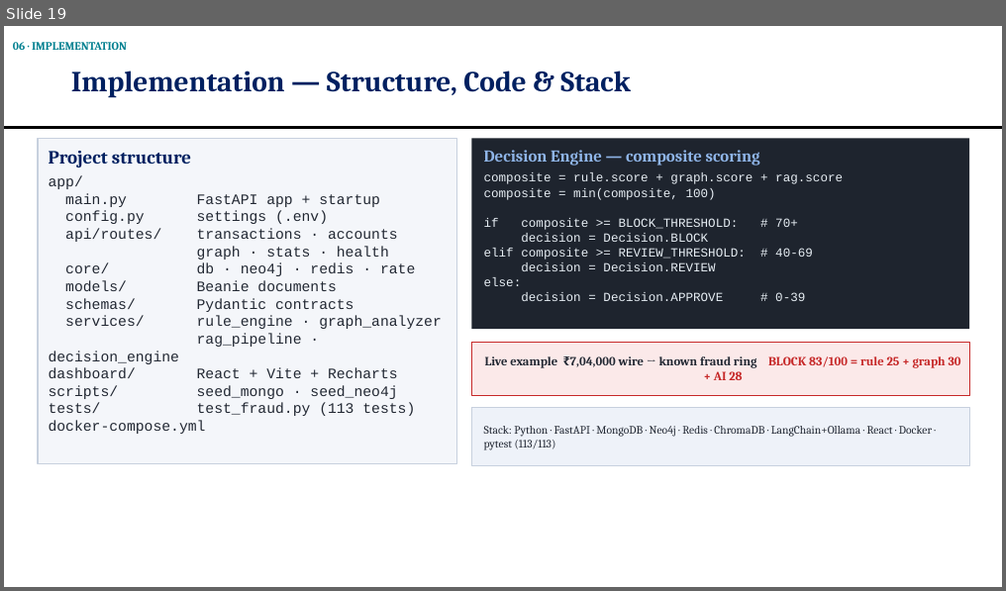
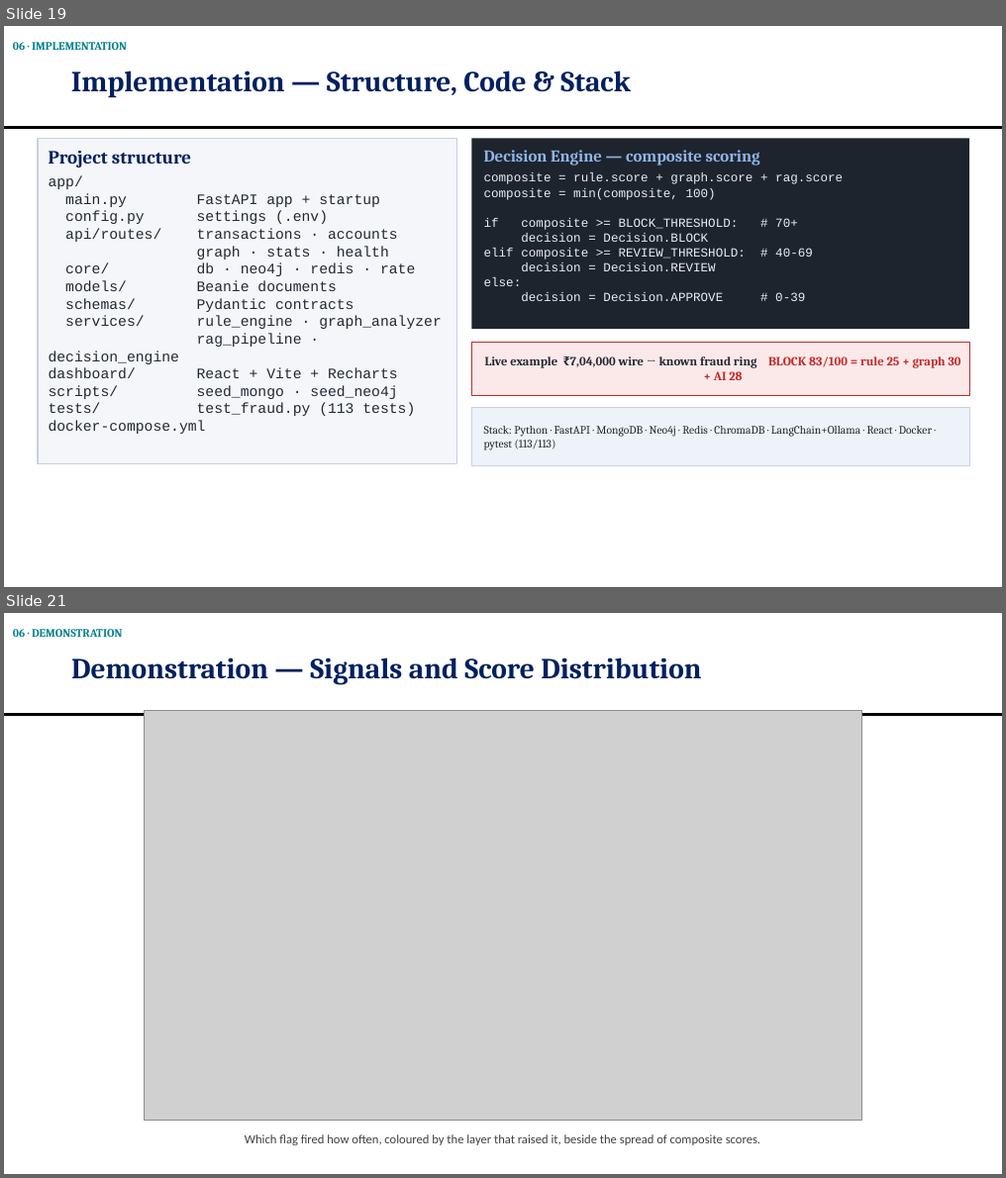
Before and after one commit to OMJOSHI15/indus11, a slide deck: docs/Indus11-Final-Review.pptx. Shown one above the other, each under a label of ours: slide 19 before the commit, slides 19 and 21 after it; the slides between them are not shown. The pictures are 1006x591 and 1006x1178 pixels, drawn with LibreOffice and Linux fonts; fonts in the diff are those of the drawing; grey boxes stand for pictures. Boxes give left, top, right and bottom in pixels: in the first picture for what was removed or moved away, otherwise in the second. Text is boxed around its words. In the diff, an @@ line names an element or a change of style, - is before the commit and + after.

```diff
--- a/docs/Indus11-Final-Review.pptx
+++ b/docs/Indus11-Final-Review.pptx
@@ slide 21 added at (4, 613, 1002, 1174), background #FFFFFF; not listed: 1 template element that a slide beside it also shows @@
@@ text added at (13, 629, 123, 637), 11 pt, text #028090, bold @@
+06 · DEMONSTRATION
@@ title added at (71, 658, 701, 684), 28 pt, text #002060, bold @@
+Demonstration — Signals and Score Distribution
@@ picture added at (145, 710, 862, 1121) @@
@@ text added at (245, 1135, 760, 1146), 12 pt, text #404040 @@
+Which flag fired how often, coloured by the layer that raised it, beside the spread of composite scores.
```
Also in this commit, not shown: 1 slide changed, 4 other slides added, 6 other files.
